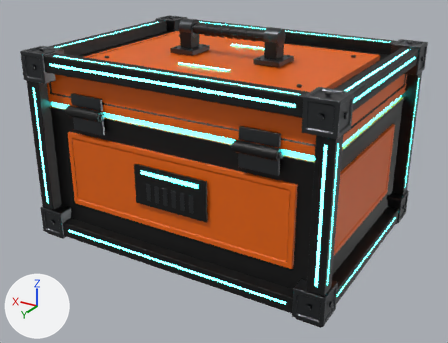
Renders of the Blender file praktikum10/praktikum9-scifi-crate-revised.blend from each side of a commit.
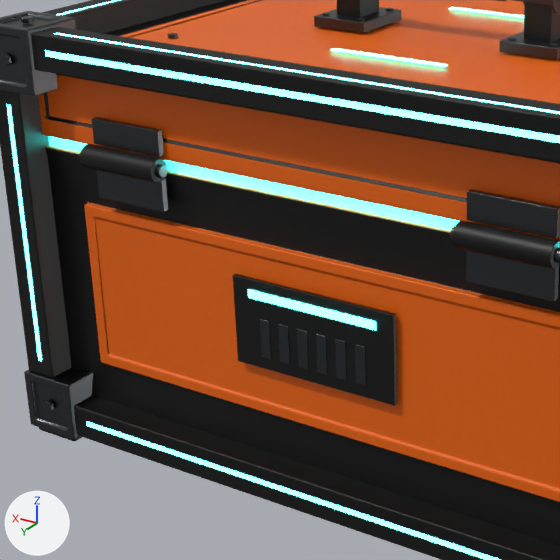
Old and new are each drawn whole from a 50 mm lens placed at (-3.87, 6.6, 2.82), pointed at (-0.04, 0.22, -0.37) and again close up on the part from 7% to 63% of the width and 12% to 85% of the height. The lights are fixed; the arrows at lower left show +X, +Y and +Z. The first two pictures are the older version.

The first close-up shows 'Crate_Body', 'Crate_Frame', 'Crate_Hardware'.
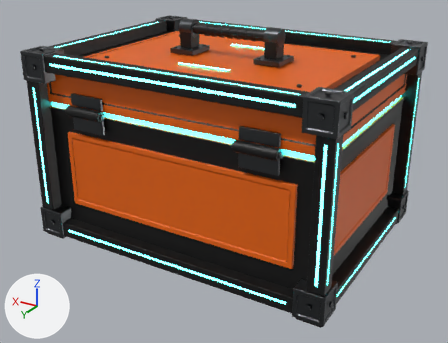
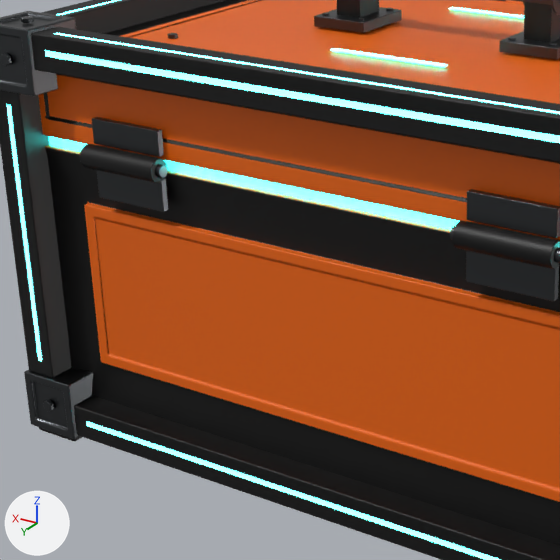
Commit message: revised the revised revision

What the commit changed:
me_crate_hardware is used by ob_crate_hardware; parent ob_scifi_crate_v2; location (0.0, 0.0, 0.0).
me_crate_hardware had 1240 vertices, 778 faces and spanned x -2.03..2.03, y -1.53..1.53, z -1.23..1.5.
me_crate_hardware now has 1176 vertices, 730 faces and spans x -2.03..2.03, y -1.53..1.53, z -1.23..1.5.
me_crate_hardware part 1: 8 loose pieces with 64 vertices, spanning x -0.5..0.5, y 1.35..1.38, z -0.47..0.03, are deleted.

What differs and where, as boxes (x1, y1, x2, y2) in the close-ups (560 x 560 px):
part 1 of me_crate_hardware, deleted
    before: (233, 274, 397, 405)
